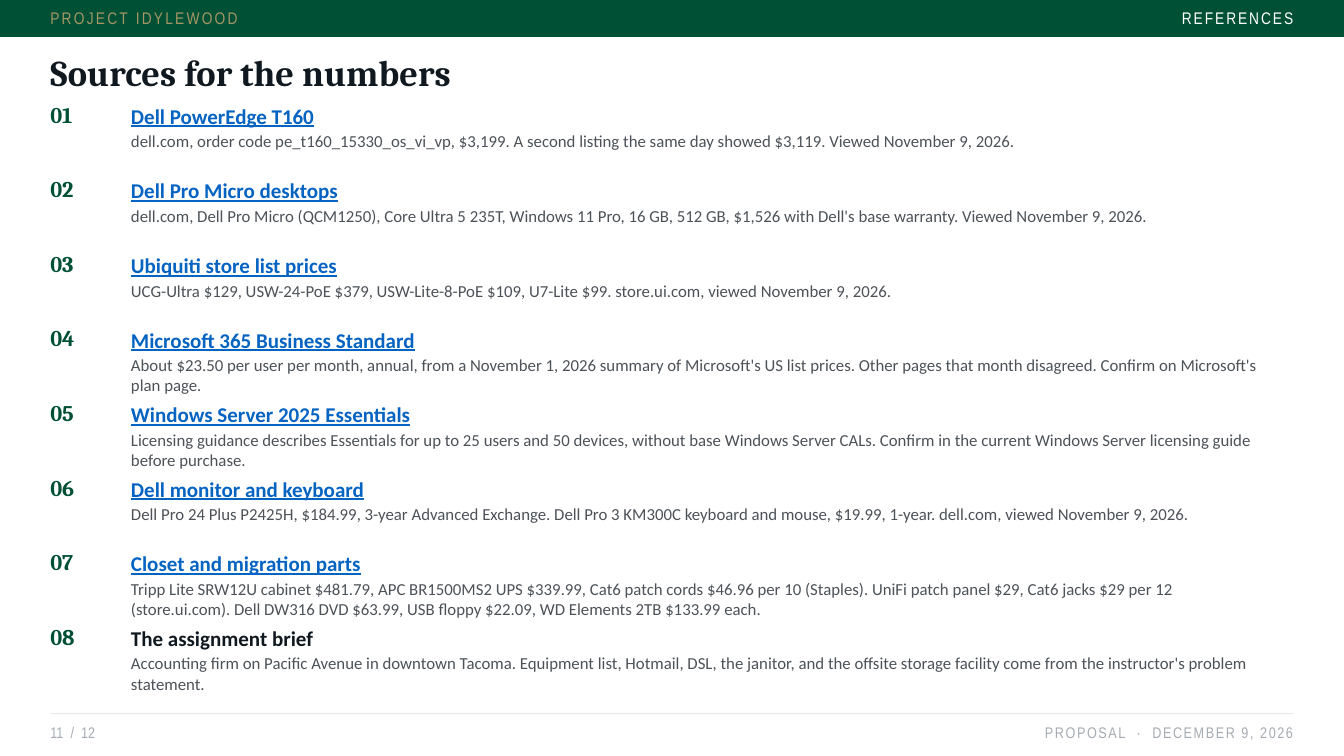
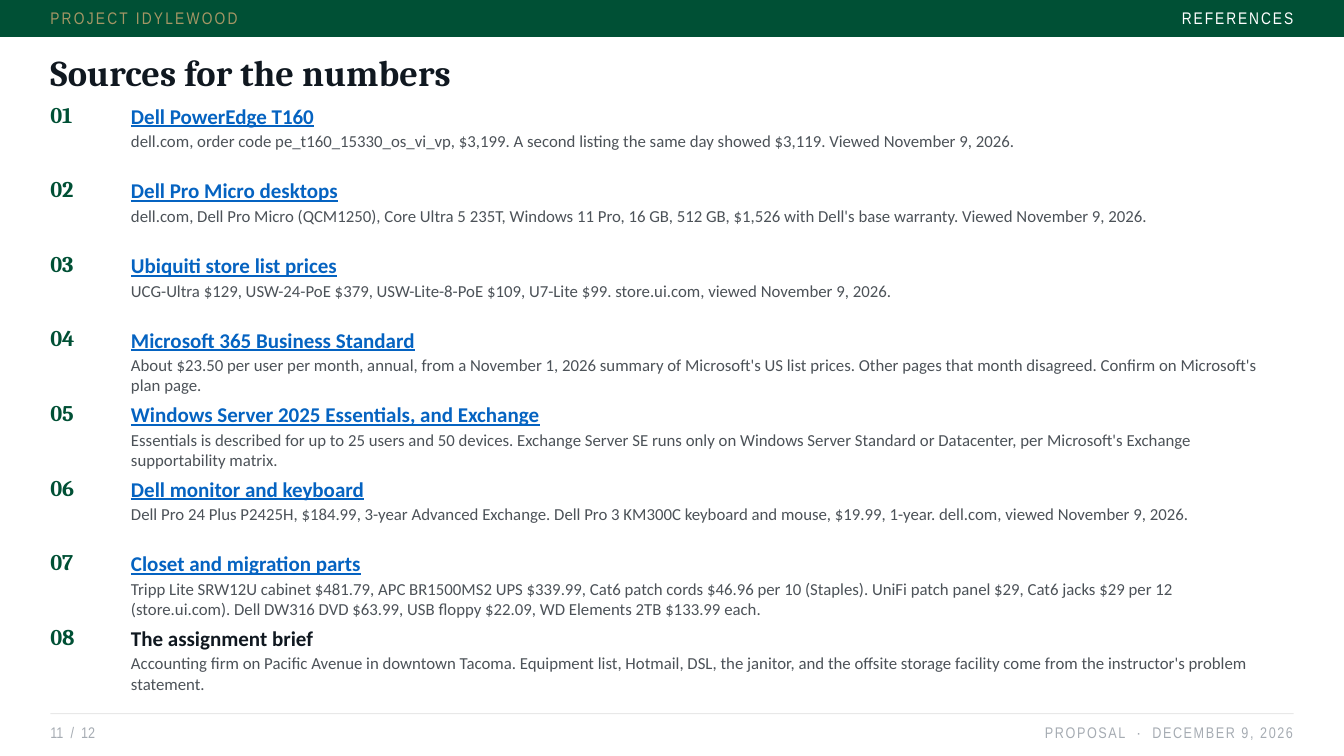
Before and after one commit to jxstjoeii/project-idylewood, a slide deck: slide 11 of slides/Project-Idylewood-Proposal.pptx. Drawn at 1344x756 pixels with LibreOffice and Linux fonts; fonts in the diff are those of the drawing. Boxes give left, top, right and bottom in pixels: in the first picture for what was removed or moved away, otherwise in the second. Text is boxed around its words. In the diff, an @@ line names an element or a change of style, - is before the commit and + after.

```diff
--- a/slides/Project-Idylewood-Proposal.pptx
+++ b/slides/Project-Idylewood-Proposal.pptx
@@ text at (x1=131, y1=407, x2=539, y2=426): text changed @@
-Windows Server 2025 Essentials
+Windows Server 2025 Essentials, and Exchange
@@ text at (x1=131, y1=434, x2=1191, y2=469): text changed @@
-Licensing guidance describes Essentials for up to 25 users and 50 devices, without base Windows Server CALs. Confirm in the current Windows Server licensing guide before purchase.
+Essentials is described for up to 25 users and 50 devices. Exchange Server SE runs only on Windows Server Standard or Datacenter, per Microsoft's Exchange supportability matrix.
```
Also in this commit, not shown: 4 other slides changed, 3 other files.
